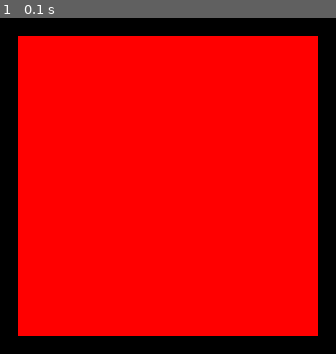
Above: before the commit, frame 1.
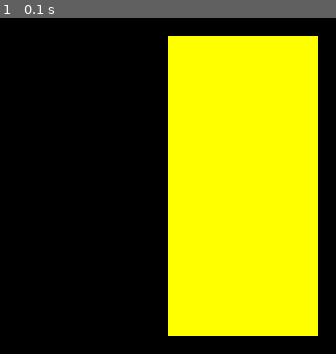
Above: after the commit, the same moment.

Repository: thomaslao/python
Game: pygame game, started from MP32104_Example/ch15/fillcolor.py
Two runs of this game, one before a commit and one after it. Both use one fixed random seed, a clock stepped at 60 frames per second and the inputs below.
Inputs:
- Up to frame 1 (0.1 s): no input

The runs differ from the first frame. In frame 1, 80% of the frame differs, in the area x 5-95%, y 5-95%.

Commit message:
date
date

Diff:
--- /dev/null
+++ b/MP32104_Example/ch14/bs1.py
@@ -0,0 +1,24 @@
+from bs4 import BeautifulSoup
+content="""
+<!DOCTYPE html>
+<html lang="zh-TW">
+<head>
+<title>網頁解析</title>
+<meta charset="utf-8">
+</head>
+<body>
+
+<h1 style="color:rgb(255, 199, 125);">優質大學推薦</h1>
+<a href="https://www.ntu.edu.tw/">臺灣大學校網</a>
+<h1 style="color:rgb(126, 168, 168);">優質高中推薦</h1>
+<a href="http://www.kshs.kh.edu.tw/">高雄中學校網</a>
+
+<h3 style="background-color:green; color:yellow; font-family:Segoe Script; border:3px #000000 solid;">勵志名句</h1>
+一分努力~~ 一分收獲~~
+金誠所至~~ 金石為開~~
+</body>
+</html>
+"""
+bs=BeautifulSoup(content,"html.parser")
+print("網頁標題屬性")
+print(bs.find("body"))
--- a/MP32104_Example/ch14/foreign.py
+++ b/MP32104_Example/ch14/foreign.py
@@ -1,14 +1,14 @@
 from bs4 import BeautifulSoup
 import requests
 
-addr = 'https://tw.stock.yahoo.com/d/i/fgbuy_tse.html'
+addr = 'https://zh.wikipedia.org/wiki/%E8%87%BA%E7%81%A3%E8%A1%8C%E6%94%BF%E5%8D%80%E4%BA%BA%E5%8F%A3%E5%88%97%E8%A1%A8'
 
 #取得網頁原始程式碼
 res = requests.get(addr).text
 #以html.parser解析程式解析程式碼
 bs = BeautifulSoup(res, 'html.parser')
 #以<tr>並配合屬性取得表格中每列內容
-rows = bs.find_all('tr', {'bgcolor':'#FFFFFF'})
+rows = bs.find_all('tr')
 
 #印出要查詢資料各欄位名稱
 print('名 次 股票代號/名稱  成交價  漲　跌  買超張數  外資持股張數  外資持股比率')
--- /dev/null
+++ b/MP32104_Example/ch14/foreign1.py
@@ -0,0 +1,17 @@
+from bs4 import BeautifulSoup
+import requests
+
+addr="https://zh.wikipedia.org/wiki/%E8%87%BA%E7%81%A3%E8%A1%8C%E6%94%BF%E5%8D%80%E4%BA%BA%E5%8F%A3%E5%88%97%E8%A1%A8"
+
+res=requests.get(addr).text
+bs=BeautifulSoup(res,"html.parser")
+rows=bs.find_all("tr")
+
+for row in rows:
+    if row.find('td'):
+        #屬性stripped_strings去餘每欄中字串的空白符號
+        cols =[item for item in row.stripped_strings]
+        #讀取List物件的元素
+        for item in range(0,len(cols)):
+            print(cols[item], end = ' ')
+        print() #換行
--- a/MP32104_Example/ch15/fillcolor.py
+++ b/MP32104_Example/ch15/fillcolor.py
@@ -4,16 +4,16 @@
 
 #設定使用參數
 size = width, height = 300, 300
-Red = (255, 0, 0)
+Red = (255, 255, 0)
 
 #產生視窗，以Surface物件回傳
 screen = pygame.display.set_mode((size), 0, 32)
 pygame.display.set_caption('為畫布上色')
 
 #產生Surface物件, 上色，繪製成形
-face = pygame.Surface([100, 100])
+face = pygame.Surface([50, 100])
 face.fill(Red)
-screen.blit(face, (50, 50))
+screen.blit(face, (100, 50))
 
 #偵測視窗是否被關閉
 while True:
--- /dev/null
+++ b/chapter15/fillcolor.py
@@ -0,0 +1,19 @@
+import pygame
+import sys
+pygame.init()
+
+size=width, height =300,300
+red=(255,0,0)
+
+screen=pygame.display.set_mode((size),0,32)
+pygame.display.set_caption("為畫布上色")
+
+face=pygame.Surface([100,100])
+face.fill(red)
+
+while True:
+    for event in pygame.event.get():
+        if event.type==pygame.QUIT:
+            pygame.quit()
+sys.ext()
+pygame.display.update()
--- /dev/null
+++ b/chapter15/hello_pygame.py
@@ -0,0 +1,13 @@
+import pygame
+import sys
+pygame.init()
+
+screen=pygame.display.set_mode((300,300),1)
+pygame.display.set_caption("我的第一支Pygame程式")
+
+running=True
+while running:
+    for event in pygame.event.get():
+        if event.type==pygame.QUIT:
+            pygame.quite()
+sys.exit()
